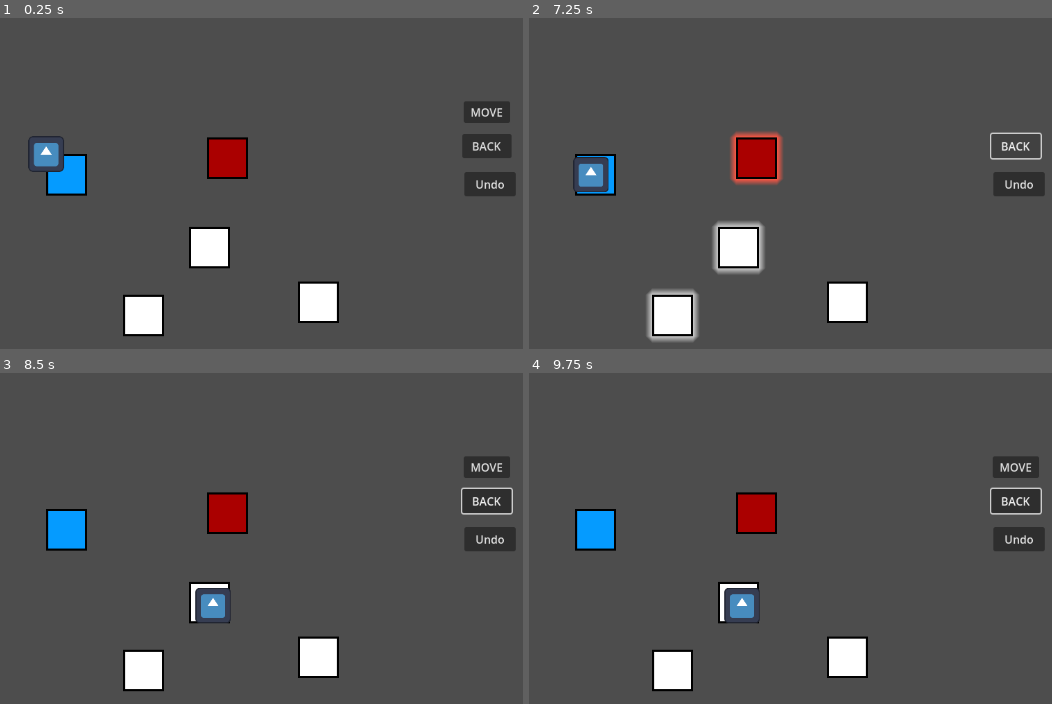
Above: before the commit, frames 1-4 (two rows, left to right).
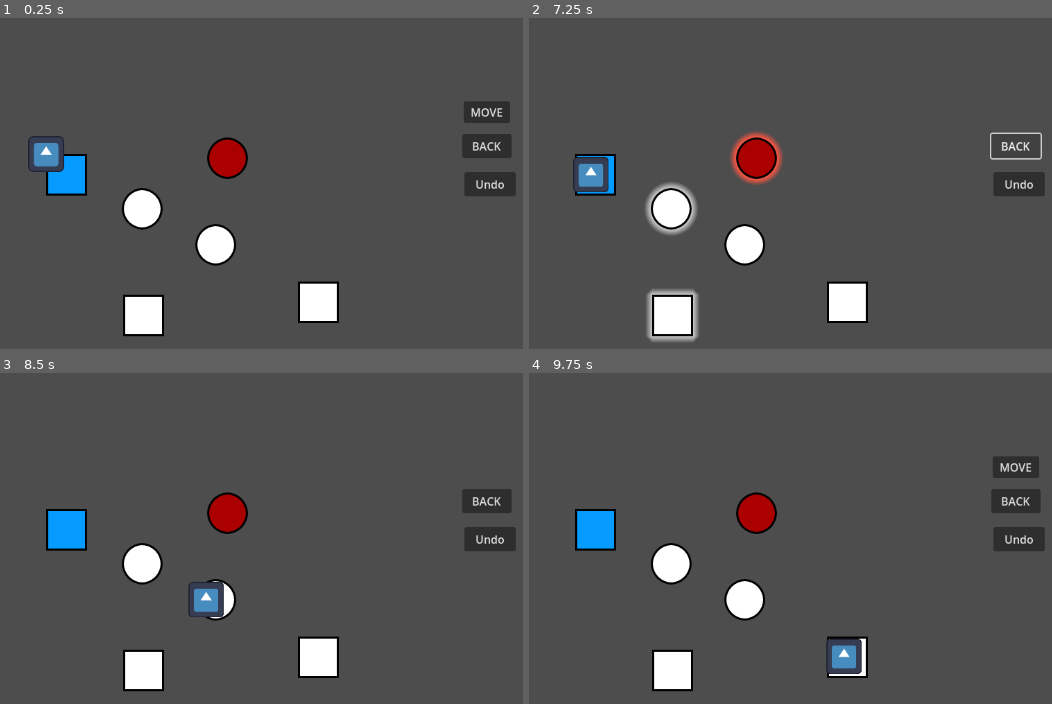
Above: after the commit, the same moments.

Repository: hfxbse/mparty
Game: Godot game, scene res://main/main.tscn
Two runs of this game, one before a commit and one after it. Both use one fixed random seed, a clock stepped at 60 frames per second and the inputs below. The engine's default icon, where the game draws it, is replaced by a stand-in: a white triangle on a blue panel in a dark square.
Inputs (mouse positions are in pixels of both pictures, inside the frame that each line leads up to; where the layout moved, square brackets give the same spot in the first picture):
- Up to frame 1 (0.25 s): no input
- Up to frame 2 (7.25 s): click "MOVE" at 0.5 s; click (759, 157) at 1.25 s; click "Undo" at 2 s; click "Undo" at 2.75 s; click "MOVE" at 3.5 s; click "Undo" at 4.25 s; click "BACK" at 5 s
- Up to frame 3 (8.5 s): click (141, 564) [209, 601] at 7.25 s; click (486, 465) at 8 s, where only the run after the commit has a clickable "MOVE"
- Up to frame 4 (9.75 s): no input

The runs differ from the first frame. In frame 1, 1.7% of the frame differs, in the area x 23-48%, y 35-76%; in frame 2, 3.0%, in the area x 22-49%, y 34-78%; in frame 3, 2.7%; in frame 4, 2.9%.
Error before the commit: Assertion failed: Field is not connected to current location of the player. (res://map/field/field.gd:84)
Error after the commit: Assertion failed: Field is not connected to current location of the player. (res://map/field/field.gd:98)

Commit message:
support rounded fields

Diff:
--- a/map/field/field.gd
+++ b/map/field/field.gd
@@ -8,6 +8,12 @@
 var paths: Array[MapPath]
 var picked_receivers: Array[Callable]
 var field_reached: Signal
+
+@export var rounded: bool = false:
+	set(round):
+		if rounded != round:
+			rounded = round
+			apply_theme_overide()
 
 
 var shadow_color_overrides: Dictionary = {
@@ -32,15 +38,23 @@
 
 func apply_theme_overide():
 	for style_name in theme.get_stylebox_list("Button"):
-		if theme_override == null:
+		if theme_override == null && !rounded:
 			remove_theme_stylebox_override(style_name)
 			continue
 
 		var style: StyleBoxFlat = theme.get_stylebox(style_name, "Button").duplicate()
-		style.bg_color = theme_override.field_color
 
-		var shadow_color = shadow_color_overrides.get(style_name)
-		if shadow_color != null: style.shadow_color = shadow_color.call()
+		if theme_override != null:
+			style.bg_color = theme_override.field_color
+
+			var shadow_color = shadow_color_overrides.get(style_name)
+			if shadow_color != null: style.shadow_color = shadow_color.call()
+
+		if rounded:
+			style.corner_radius_bottom_left = 40
+			style.corner_radius_bottom_right = 40
+			style.corner_radius_top_left = 40
+			style.corner_radius_top_right = 40
 
 		add_theme_stylebox_override(style_name, style)
 
--- a/map/field/field.tres
+++ b/map/field/field.tres
@@ -27,7 +27,6 @@
 border_color = Color(0, 0, 0, 1)
 shadow_color = Color(0.792157, 0.792157, 0.792157, 1)
 shadow_size = 10
-anti_aliasing_size = 10.0
 
 [sub_resource type="StyleBoxFlat" id="StyleBoxFlat_cak2e"]
 bg_color = Color(1, 1, 1, 1)
--- a/map/field/field.tscn
+++ b/map/field/field.tscn
@@ -12,6 +12,7 @@
 theme = ExtResource("1_2v8b7")
 disabled = true
 script = ExtResource("2_snbne")
+rounded = null
 metadata/_edit_group_ = true
 
 [connection signal="pressed" from="." to="." method="_on_pressed"]
--- a/map/map.tscn
+++ b/map/map.tscn
@@ -6,23 +6,46 @@
 [ext_resource type="Script" path="res://map/field/field_theme.gd" id="4_1itb6"]
 [ext_resource type="Script" path="res://map/start_field.gd" id="4_y86eb"]
 
-[sub_resource type="Curve2D" id="Curve2D_h1pqj"]
-_data = {
-"points": PackedVector2Array(0, 0, 0, 0, 31, 30, 0, 0, 0, 0, 267, 0)
-}
-point_count = 2
-
-[sub_resource type="Curve2D" id="Curve2D_ule2y"]
-_data = {
-"points": PackedVector2Array(0, 0, 0, 0, 38, 32, 0, 0, 0, 0, 242, 140)
-}
-point_count = 2
-
-[sub_resource type="Curve2D" id="Curve2D_vh5u4"]
-_data = {
-"points": PackedVector2Array(0, 0, 0, 0, 23, 26, 0, 0, 0, 0, 141, 233)
-}
-point_count = 2
+[sub_resource type="StyleBoxFlat" id="StyleBoxFlat_0hn5a"]
+bg_color = Color(0.0196078, 0.607843, 1, 1)
+border_width_left = 3
+border_width_top = 3
+border_width_right = 3
+border_width_bottom = 3
+border_color = Color(0, 0, 0, 1)
+shadow_color = Color(0.541176, 0.772549, 1, 1)
+shadow_size = 10
+anti_aliasing_size = 10.0
+
+[sub_resource type="StyleBoxFlat" id="StyleBoxFlat_xps2q"]
+bg_color = Color(0.0196078, 0.607843, 1, 1)
+border_width_left = 3
+border_width_top = 3
+border_width_right = 3
+border_width_bottom = 3
+border_color = Color(0, 0, 0, 1)
+shadow_color = Color(0.541176, 0.772549, 1, 1)
+shadow_size = 15
+anti_aliasing = false
+
+[sub_resource type="StyleBoxFlat" id="StyleBoxFlat_opf5s"]
+bg_color = Color(0.0196078, 0.607843, 1, 1)
+border_width_left = 3
+border_width_top = 3
+border_width_right = 3
+border_width_bottom = 3
+border_color = Color(0, 0, 0, 1)
+shadow_color = Color(0.717647, 0.862745, 1, 1)
+shadow_size = 15
+
+[sub_resource type="StyleBoxFlat" id="StyleBoxFlat_a2yy3"]
+bg_color = Color(0.0196078, 0.607843, 1, 1)
+border_width_left = 3
+border_width_top = 3
+border_width_right = 3
+border_width_bottom = 3
+border_color = Color(0, 0, 0, 1)
+shadow_color = Color(0.0196078, 0.607843, 1, 1)
 
 [sub_resource type="Resource" id="Resource_78g4e"]
 script = ExtResource("4_1itb6")
@@ -30,44 +53,79 @@
 shadow_color_normal = Color(0.541176, 0.772549, 1, 1)
 shadow_color_pressed = Color(0.717647, 0.862745, 1, 1)
 
-[sub_resource type="StyleBoxFlat" id="StyleBoxFlat_25vqu"]
+[sub_resource type="Curve2D" id="Curve2D_h1pqj"]
+_data = {
+"points": PackedVector2Array(0, 0, 0, 0, 31, 30, 0, 0, 0, 0, 267, 0)
+}
+point_count = 2
+
+[sub_resource type="Curve2D" id="Curve2D_ule2y"]
+_data = {
+"points": PackedVector2Array(0, 0, 0, 0, 38, 32, 0, 0, 0, 0, 134, 82)
+}
+point_count = 2
+
+[sub_resource type="Curve2D" id="Curve2D_vh5u4"]
+_data = {
+"points": PackedVector2Array(0, 0, 0, 0, 23, 26, 0, 0, 0, 0, 141, 233)
+}
+point_count = 2
+
+[sub_resource type="StyleBoxFlat" id="StyleBoxFlat_33clj"]
 bg_color = Color(0.666667, 0, 0, 1)
 border_width_left = 3
 border_width_top = 3
 border_width_right = 3
 border_width_bottom = 3
 border_color = Color(0, 0, 0, 1)
+corner_radius_top_left = 40
+corner_radius_top_right = 40
+corner_radius_bottom_right = 40
+corner_radius_bottom_left = 40
 shadow_color = Color(1, 0.337255, 0.266667, 1)
 shadow_size = 10
 anti_aliasing_size = 10.0
 
-[sub_resource type="StyleBoxFlat" id="StyleBoxFlat_nskgl"]
+[sub_resource type="StyleBoxFlat" id="StyleBoxFlat_fgc3e"]
 bg_color = Color(0.666667, 0, 0, 1)
 border_width_left = 3
 border_width_top = 3
 border_width_right = 3
 border_width_bottom = 3
 border_color = Color(0, 0, 0, 1)
+corner_radius_top_left = 40
+corner_radius_top_right = 40
+corner_radius_bottom_right = 40
+corner_radius_bottom_left = 40
 shadow_color = Color(1, 0.337255, 0.266667, 1)
 shadow_size = 15
-
-[sub_resource type="StyleBoxFlat" id="StyleBoxFlat_v668g"]
+anti_aliasing = false
+
+[sub_resource type="StyleBoxFlat" id="StyleBoxFlat_e7n5p"]
 bg_color = Color(0.666667, 0, 0, 1)
 border_width_left = 3
 border_width_top = 3
 border_width_right = 3
 border_width_bottom = 3
 border_color = Color(0, 0, 0, 1)
+corner_radius_top_left = 40
+corner_radius_top_right = 40
+corner_radius_bottom_right = 40
+corner_radius_bottom_left = 40
 shadow_color = Color(1, 0.576471, 0.517647, 1)
 shadow_size = 15
 
-[sub_resource type="StyleBoxFlat" id="StyleBoxFlat_85urn"]
+[sub_resource type="StyleBoxFlat" id="StyleBoxFlat_s1pcl"]
 bg_color = Color(0.666667, 0, 0, 1)
 border_width_left = 3
 border_width_top = 3
 border_width_right = 3
 border_width_bottom = 3
 border_color = Color(0, 0, 0, 1)
+corner_radius_top_left = 40
+corner_radius_top_right = 40
+corner_radius_bottom_right = 40
+corner_radius_bottom_left = 40
 shadow_color = Color(0.666667, 0, 0, 1)
 
 [sub_resource type="Resource" id="Resource_4san2"]
@@ -82,9 +140,65 @@
 }
 point_count = 2
 
+[sub_resource type="StyleBoxFlat" id="StyleBoxFlat_ospxr"]
+bg_color = Color(1, 1, 1, 1)
+border_width_left = 3
+border_width_top = 3
+border_width_right = 3
+border_width_bottom = 3
+border_color = Color(0, 0, 0, 1)
+corner_radius_top_left = 40
+corner_radius_top_right = 40
+corner_radius_bottom_right = 40
+corner_radius_bottom_left = 40
+shadow_color = Color(0.792157, 0.792157, 0.792157, 1)
+shadow_size = 10
+anti_aliasing_size = 10.0
+
+[sub_resource type="StyleBoxFlat" id="StyleBoxFlat_ijxht"]
+bg_color = Color(1, 1, 1, 1)
+border_width_left = 3
+border_width_top = 3
+border_width_right = 3
+border_width_bottom = 3
+border_color = Color(0, 0, 0, 1)
+corner_radius_top_left = 40
+corner_radius_top_right = 40
+corner_radius_bottom_right = 40
+corner_radius_bottom_left = 40
+shadow_color = Color(0.792157, 0.792157, 0.792157, 1)
+shadow_size = 15
+anti_aliasing = false
+
+[sub_resource type="StyleBoxFlat" id="StyleBoxFlat_myn3c"]
+bg_color = Color(1, 1, 1, 1)
+border_width_left = 3
+border_width_top = 3
+border_width_right = 3
+border_width_bottom = 3
+border_color = Color(0, 0, 0, 1)
+corner_radius_top_left = 40
+corner_radius_top_right = 40
+corner_radius_bottom_right = 40
+corner_radius_bottom_left = 40
+shadow_color = Color(1, 1, 1, 1)
+shadow_size = 15
+
+[sub_resource type="StyleBoxFlat" id="StyleBoxFlat_kxh1e"]
+bg_color = Color(1, 1, 1, 1)
+border_width_left = 3
+border_width_top = 3
+border_width_right = 3
+border_width_bottom = 3
+border_color = Color(0, 0, 0, 1)
+corner_radius_top_left = 40
+corner_radius_top_right = 40
+corner_radius_bottom_right = 40
+corner_radius_bottom_left = 40
+
 [sub_resource type="Curve2D" id="Curve2D_mckfj"]
 _data = {
-"points": PackedVector2Array(0, 0, 0, 0, 25, 33, 0, 0, 0, 0, 176, 112)
+"points": PackedVector2Array(0, 0, 0, 0, 25, 33, 0, 0, 0, 0, 126, 84)
 }
 point_count = 2
 
@@ -99,6 +213,68 @@
 "points": PackedVector2Array(0, 0, 0, 0, 27, 27, 0, 0, 0, 0, 37, -282, 0, 0, 0, 0, -231, -356, 0, 0, 0, 0, -402, -267, 0, 0, 0, 0, -339, -152)
 }
 point_count = 5
+
+[sub_resource type="StyleBoxFlat" id="StyleBoxFlat_xrj1k"]
+bg_color = Color(1, 1, 1, 1)
+border_width_left = 3
+border_width_top = 3
+border_width_right = 3
+border_width_bottom = 3
+border_color = Color(0, 0, 0, 1)
+corner_radius_top_left = 40
+corner_radius_top_right = 40
+corner_radius_bottom_right = 40
+corner_radius_bottom_left = 40
+shadow_color = Color(0.792157, 0.792157, 0.792157, 1)
+shadow_size = 10
+anti_aliasing_size = 10.0
+
+[sub_resource type="StyleBoxFlat" id="StyleBoxFlat_dmw7i"]
+bg_color = Color(1, 1, 1, 1)
+border_width_left = 3
+border_width_top = 3
+border_width_right = 3
+border_width_bottom = 3
+border_color = Color(0, 0, 0, 1)
+corner_radius_top_left = 40
+corner_radius_top_right = 40
+corner_radius_bottom_right = 40
+corner_radius_bottom_left = 40
+shadow_color = Color(0.792157, 0.792157, 0.792157, 1)
+shadow_size = 15
+anti_aliasing = false
+
+[sub_resource type="StyleBoxFlat" id="StyleBoxFlat_5up85"]
+bg_color = Color(1, 1, 1, 1)
+border_width_left = 3
+border_width_top = 3
+border_width_right = 3
+border_width_bottom = 3
+border_color = Color(0, 0, 0, 1)
+corner_radius_top_left = 40
+corner_radius_top_right = 40
+corner_radius_bottom_right = 40
+corner_radius_bottom_left = 40
+shadow_color = Color(1, 1, 1, 1)
+shadow_size = 15
+
+[sub_resource type="StyleBoxFlat" id="StyleBoxFlat_3lwnp"]
+bg_color = Color(1, 1, 1, 1)
+border_width_left = 3
+border_width_top = 3
+border_width_right = 3
+border_width_bottom = 3
+border_color = Color(0, 0, 0, 1)
+corner_radius_top_left = 40
+corner_radius_top_right = 40
+corner_radius_bottom_right = 40
+corner_radius_bottom_left = 40
+
+[sub_resource type="Curve2D" id="Curve2D_65mwl"]
+_data = {
+"points": PackedVector2Array(0, 0, 0, 0, -228, 45, 0, 0, 0, 0, -84, 126)
+}
+point_count = 2
 
 [node name="Node" type="Node2D"]
 script = ExtResource("1_4s7g8")
@@ -108,6 +284,12 @@
 offset_top = 49.0
 offset_right = 243.0
 offset_bottom = 109.0
+theme_override_styles/normal = SubResource("StyleBoxFlat_0hn5a")
+theme_override_styles/hover = SubResource("StyleBoxFlat_xps2q")
+theme_override_styles/pressed = SubResource("StyleBoxFlat_opf5s")
+theme_override_styles/disabled = SubResource("StyleBoxFlat_a2yy3")
+rounded = false
+theme_override = SubResource("Resource_78g4e")
 
 [node name="MapPath" parent="Start" instance=ExtResource("3_2pmp2")]
 curve = SubResource("Curve2D_h1pqj")
@@ -130,10 +312,11 @@
 offset_top = 25.0
 offset_right = 475.0
 offset_bottom = 85.0
-theme_override_styles/normal = SubResource("StyleBoxFlat_25vqu")
-theme_override_styles/hover = SubResource("StyleBoxFlat_nskgl")
-theme_override_styles/pressed = SubResource("StyleBoxFlat_v668g")
-theme_override_styles/disabled = SubResource("StyleBoxFlat_85urn")
+theme_override_styles/normal = SubResource("StyleBoxFlat_33clj")
+theme_override_styles/hover = SubResource("StyleBoxFlat_fgc3e")
+theme_override_styles/pressed = SubResource("StyleBoxFlat_e7n5p")
+theme_override_styles/disabled = SubResource("StyleBoxFlat_s1pcl")
+rounded = true
 theme_override = SubResource("Resource_4san2")
 
 [node name="MapPath" parent="Field" instance=ExtResource("3_2pmp2")]
@@ -142,20 +325,26 @@
 target_field = NodePath("../../Field4")
 
 [node name="Field2" parent="." instance=ExtResource("2_n4m0x")]
-offset_left = 390.0
-offset_top = 154.0
-offset_right = 449.0
-offset_bottom = 214.0
+offset_left = 293.0
+offset_top = 98.0
+offset_right = 352.0
+offset_bottom = 158.0
+theme_override_styles/normal = SubResource("StyleBoxFlat_ospxr")
+theme_override_styles/hover = SubResource("StyleBoxFlat_ijxht")
+theme_override_styles/pressed = SubResource("StyleBoxFlat_myn3c")
+theme_override_styles/disabled = SubResource("StyleBoxFlat_kxh1e")
+rounded = true
 
 [node name="MapPath" parent="Field2" instance=ExtResource("3_2pmp2")]
 curve = SubResource("Curve2D_mckfj")
-target_field = NodePath("../../Field4")
+target_field = NodePath("../../Field5")
 
 [node name="Field3" parent="." instance=ExtResource("2_n4m0x")]
 offset_left = 295.0
 offset_top = 252.0
 offset_right = 354.0
 offset_bottom = 312.0
+rounded = false
 
 [node name="MapPath" parent="Field3" instance=ExtResource("3_2pmp2")]
 position = Vector2(1, 0)
@@ -167,9 +356,26 @@
 offset_top = 233.0
 offset_right = 606.0
 offset_bottom = 293.0
+rounded = false
 
 [node name="MapPath" parent="Field4" instance=ExtResource("3_2pmp2")]
 curve = SubResource("Curve2D_7xdg5")
 target_field = NodePath("../../Start")
 
+[node name="Field5" parent="." instance=ExtResource("2_n4m0x")]
+offset_left = 399.0
+offset_top = 150.0
+offset_right = 458.0
+offset_bottom = 210.0
+theme_override_styles/normal = SubResource("StyleBoxFlat_xrj1k")
+theme_override_styles/hover = SubResource("StyleBoxFlat_dmw7i")
+theme_override_styles/pressed = SubResource("StyleBoxFlat_5up85")
+theme_override_styles/disabled = SubResource("StyleBoxFlat_3lwnp")
+rounded = true
+
+[node name="MapPath" parent="Field5" instance=ExtResource("3_2pmp2")]
+position = Vector2(259, -13)
+curve = SubResource("Curve2D_65mwl")
+target_field = NodePath("../../Field4")
+
 [editable path="Start"]
Not shown: 1 places in map/map.tscn that only renumber resources
